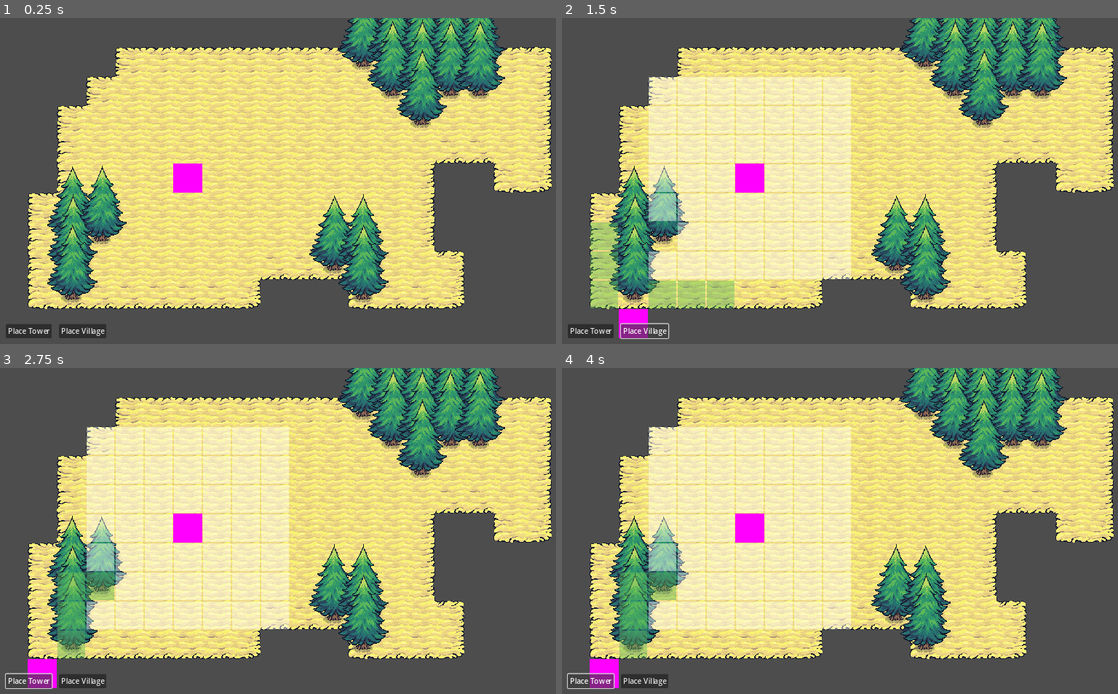
Above: before the commit, frames 1-4 (two rows, left to right).
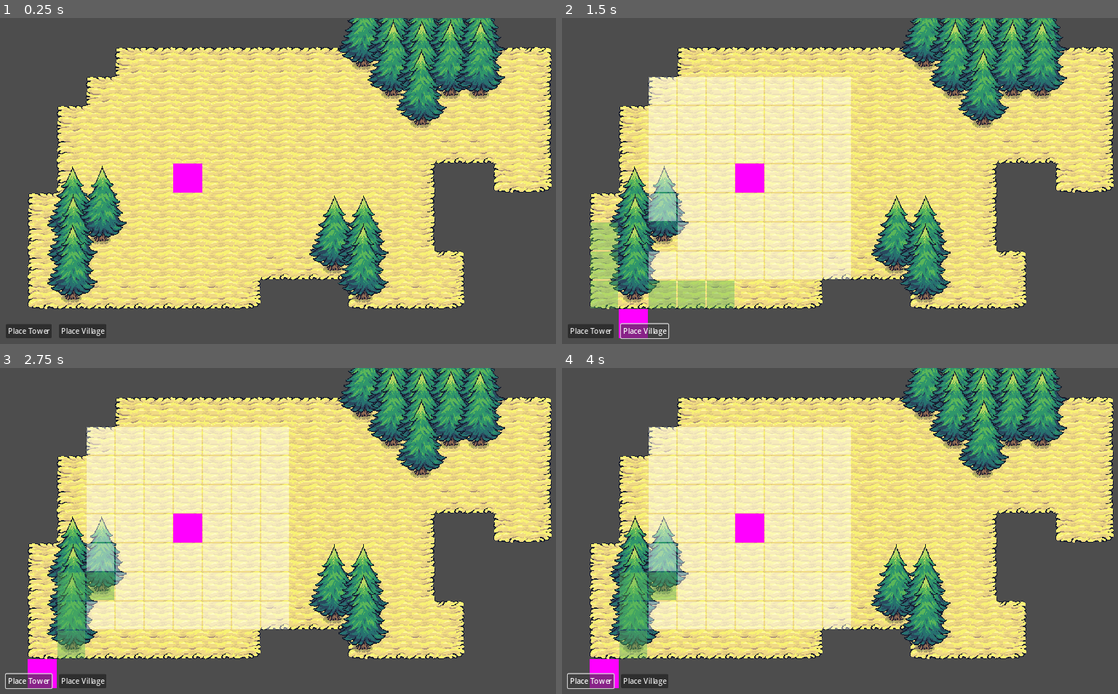
Above: after the commit, the same moments.

Repository: tiannahenrylewis/GodotGridCrashCourse
Game: Godot game, scene res://scenes/main.tscn
Two runs of this game, one before a commit and one after it. Both use one fixed random seed, a clock stepped at 60 frames per second and the inputs below.
Inputs:
- Up to frame 1 (0.25 s): no input
- Up to frame 2 (1.5 s): click "Place Tower" at 0.5 s; click "Place Village" at 1.25 s
- Up to frame 3 (2.75 s): click "Place Tower" at 2 s
- Up to frame 4 (4 s): click "Place Village" at 2.75 s; click "Place Tower" at 3.5 s

The runs differ from the first frame. In frame 1, 2.3% of the frame differs, in the area x 10-91%, y 0-86%; in frame 2, 2.2%; in frame 3, 2.1%; in frame 4, 2.8%, in the area x 8-91%, y 0-86%.

Commit message:
Streamlining Building Placement

Diff:
--- a/godot-grid-crash-course/resources/building/base.tres
+++ b/godot-grid-crash-course/resources/building/base.tres
@@ -5,6 +5,7 @@
 
 [resource]
 script = ExtResource("1_1myn7")
+display_name = "Base"
 buildable_radius = 3
 resource_radius = 0
 building_scene = ExtResource("1_dkff6")
--- a/godot-grid-crash-course/resources/building/building_resource.gd
+++ b/godot-grid-crash-course/resources/building/building_resource.gd
@@ -1,6 +1,7 @@
 class_name BuildingResource # Makes this a global class which can be created from the editor
 extends Resource
 
+@export var display_name: String
 @export var buildable_radius: int
 @export var resource_radius: int
 @export var building_scene: PackedScene
--- a/godot-grid-crash-course/resources/building/tower.tres
+++ b/godot-grid-crash-course/resources/building/tower.tres
@@ -5,6 +5,7 @@
 
 [resource]
 script = ExtResource("1_cry7m")
+display_name = "Tower"
 buildable_radius = 3
 resource_radius = 0
 building_scene = ExtResource("1_ypmh0")
--- a/godot-grid-crash-course/resources/building/village.tres
+++ b/godot-grid-crash-course/resources/building/village.tres
@@ -5,6 +5,7 @@
 
 [resource]
 script = ExtResource("1_f3y0o")
+display_name = "Village"
 buildable_radius = 0
 resource_radius = 3
 building_scene = ExtResource("1_hhvnp")
--- a/godot-grid-crash-course/scenes/autoload/game_events.gd
+++ b/godot-grid-crash-course/scenes/autoload/game_events.gd
@@ -1,16 +1,12 @@
 extends Node
 
-signal place_tower_button_pressed_signal
-signal place_village_button_pressed_signal
+signal building_resource_selected_signal(building_resource: BuildingResource)
 signal building_placed_signal(building_component: BuildingComponent)
 signal resource_tiles_updated(collected_tiles: int)
 
-func emit_place_tower_button_pressed():
-	emit_signal("place_tower_button_pressed_signal")
 
-
-func emit_place_village_button_pressed():
-	emit_signal("place_village_button_pressed_signal")
+func emit_building_resource_selected_signal(building_resource: BuildingResource):
+	emit_signal("building_resource_selected_signal", building_resource)
 
 
 func emit_building_placed(building_component: BuildingComponent):
--- a/godot-grid-crash-course/scenes/main.gd
+++ b/godot-grid-crash-course/scenes/main.gd
@@ -1,7 +1,5 @@
 extends Node
 
-@export var tower_resource: BuildingResource
-@export var village_resource: BuildingResource
 
 @onready var gridManager: Node = $GridManager
 @onready var cursor: Sprite2D = $Cursor
@@ -14,10 +12,9 @@
 
 
 func _ready() -> void:
-	game_ui.place_tower_button.pressed.connect(on_place_tower_button_pressed)
-	game_ui.place_village_button.pressed.connect(on_place_village_button_pressed)
 	cursor.visible = false
 
+	GameEvents.connect("building_resource_selected_signal", on_building_resource_selected)
 	GameEvents.connect("resource_tiles_updated", on_resource_tiles_updated)
 
 
@@ -57,14 +54,8 @@
 	gridManager.clear_highlighted_tiles()
 
 
-func on_place_tower_button_pressed():
-	to_place_building_resource = tower_resource
-	cursor.visible = true
-	gridManager.highlight_buildable_tiles()
-
-
-func on_place_village_button_pressed():
-	to_place_building_resource = village_resource
+func on_building_resource_selected(building_resource: BuildingResource):
+	to_place_building_resource = building_resource
 	cursor.visible = true
 	gridManager.highlight_buildable_tiles()
 
--- a/godot-grid-crash-course/scenes/main.tscn
+++ b/godot-grid-crash-course/scenes/main.tscn
@@ -1,9 +1,7 @@
-[gd_scene load_steps=10 format=4 uid="uid://ct8rqa1fvhq2v"]
+[gd_scene load_steps=8 format=4 uid="uid://ct8rqa1fvhq2v"]
 
 [ext_resource type="Script" path="res://scenes/main.gd" id="1_i771e"]
-[ext_resource type="Resource" uid="uid://b8mtuj5lqc1cf" path="res://resources/building/tower.tres" id="2_5j42h"]
 [ext_resource type="TileSet" uid="uid://b3e2j75vsc6o2" path="res://resources/tiles.tres" id="3_76jer"]
-[ext_resource type="Resource" uid="uid://cnjhhcndukwr1" path="res://resources/building/village.tres" id="3_cvyo4"]
 [ext_resource type="TileSet" uid="uid://c3mn0unu36jgd" path="res://resources/hightlight_tileset.tres" id="3_juhvk"]
 [ext_resource type="PackedScene" uid="uid://bk633lu02vb05" path="res://scenes/manager/GridManager.tscn" id="3_rokrd"]
 [ext_resource type="PackedScene" uid="uid://efm4e0q03e4l" path="res://scenes/building/Base.tscn" id="6_cdn8a"]
@@ -14,8 +12,6 @@
 
 [node name="Main" type="Node"]
 script = ExtResource("1_i771e")
-tower_resource = ExtResource("2_5j42h")
-village_resource = ExtResource("3_cvyo4")
 
 [node name="YSortRoot" type="Node2D" parent="."]
 y_sort_enabled = true
--- a/godot-grid-crash-course/scenes/ui/game_ui.gd
+++ b/godot-grid-crash-course/scenes/ui/game_ui.gd
@@ -1,15 +1,23 @@
 extends MarginContainer
 
-@onready var place_tower_button: Button = %PlaceTowerButton
-@onready var place_village_button: Button = %PlaceVillageButton
+@onready var hbox_container: HBoxContainer = $HBoxContainer
+
+@export var building_resources: Array[BuildingResource]
 
 func _ready():
-	place_tower_button.pressed.connect(on_place_tower_button_pressed)
-	place_village_button.pressed.connect(on_place_village_button_pressed)
-
-func on_place_tower_button_pressed():
-	GameEvents.emit_place_tower_button_pressed()
+	create_building_buttons()
 
 
-func on_place_village_button_pressed():
-	emit_signal("place_village_button_pressed")
+func create_building_buttons():
+	for building_resource in building_resources:
+		# create an orphan node (not attached to scene tree)
+		var buildingButton = Button.new()
+		buildingButton.text = "Place {resource_name}".format({
+			"resource_name": building_resource.display_name
+		})
+		# unorphan the node by adding to the scene tree
+		hbox_container.add_child(buildingButton)
+		#
+		buildingButton.pressed.connect(func():
+			GameEvents.emit_building_resource_selected_signal(building_resource)
+		)
--- a/godot-grid-crash-course/scenes/ui/game_ui.tscn
+++ b/godot-grid-crash-course/scenes/ui/game_ui.tscn
@@ -1,6 +1,9 @@
-[gd_scene load_steps=2 format=3 uid="uid://w8iq1hkhttro"]
+[gd_scene load_steps=5 format=3 uid="uid://w8iq1hkhttro"]
 
 [ext_resource type="Script" path="res://scenes/ui/game_ui.gd" id="1_doqu3"]
+[ext_resource type="Script" path="res://resources/building/building_resource.gd" id="2_gqgq5"]
+[ext_resource type="Resource" uid="uid://b8mtuj5lqc1cf" path="res://resources/building/tower.tres" id="2_rtfmf"]
+[ext_resource type="Resource" uid="uid://cnjhhcndukwr1" path="res://resources/building/village.tres" id="3_afib6"]
 
 [node name="GameUI" type="MarginContainer"]
 anchors_preset = 15
@@ -13,18 +16,9 @@
 theme_override_constants/margin_right = 16
 theme_override_constants/margin_bottom = 16
 script = ExtResource("1_doqu3")
+building_resources = Array[ExtResource("2_gqgq5")]([ExtResource("2_rtfmf"), ExtResource("3_afib6")])
 
 [node name="HBoxContainer" type="HBoxContainer" parent="."]
 layout_mode = 2
 size_flags_vertical = 8
 theme_override_constants/separation = 16
-
-[node name="PlaceTowerButton" type="Button" parent="HBoxContainer"]
-unique_name_in_owner = true
-layout_mode = 2
-text = "Place Tower"
-
-[node name="PlaceVillageButton" type="Button" parent="HBoxContainer"]
-unique_name_in_owner = true
-layout_mode = 2
-text = "Place Village"
